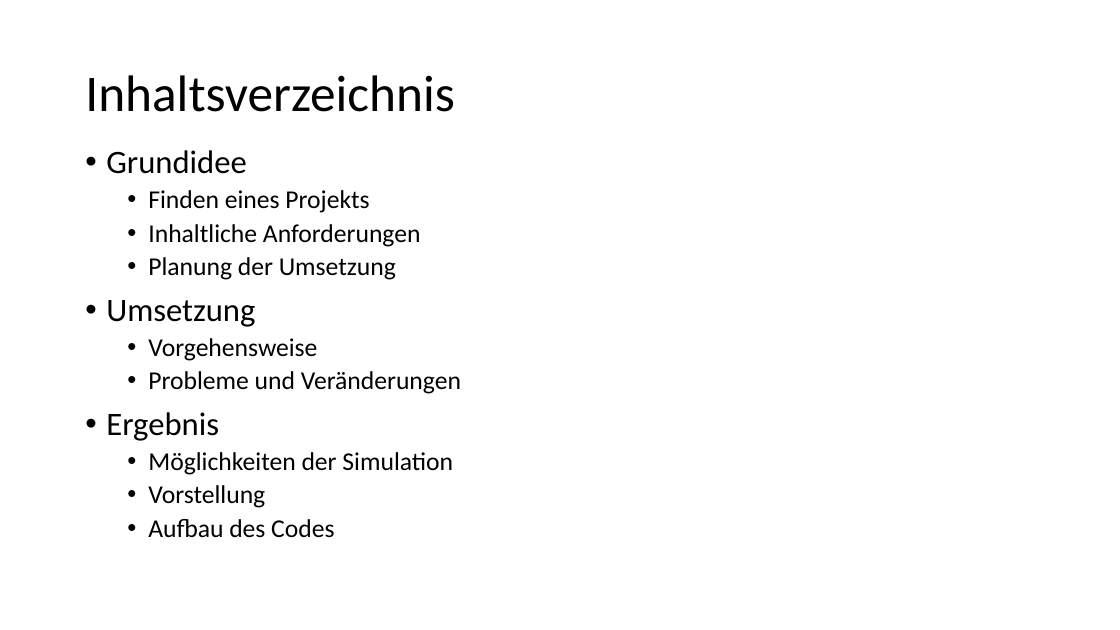
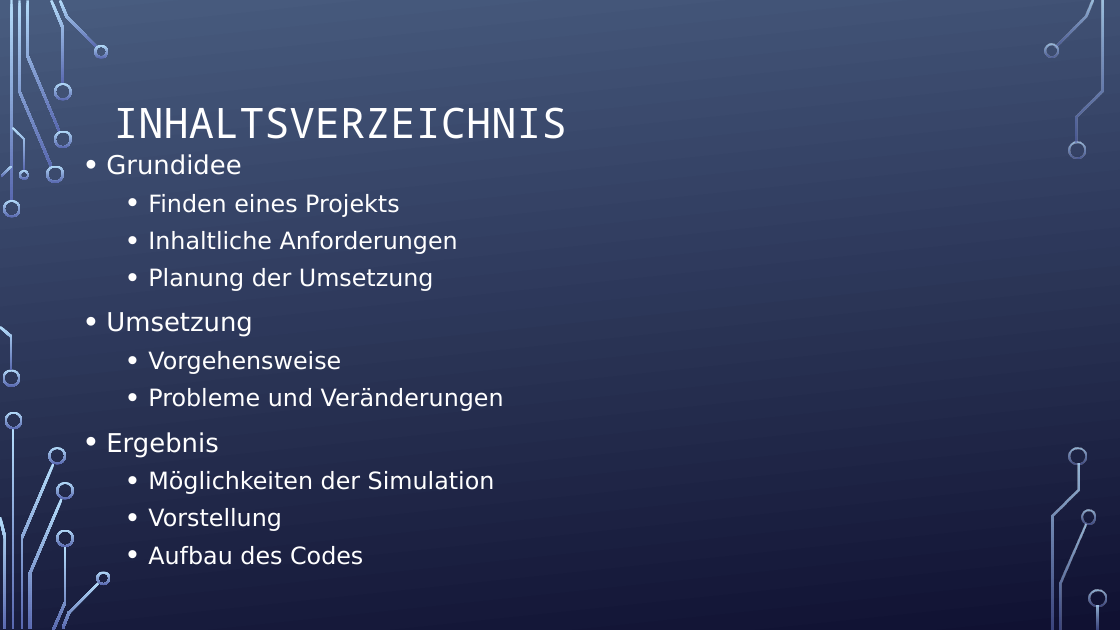
Before and after one commit to Sytoplis/InfProjekt2022, a slide deck: slide 2 of Präsentation Projektarbeit.pptx. Drawn at 1120x630 pixels with LibreOffice and Linux fonts; fonts in the diff are those of the drawing; background and template pictures are left out. Boxes give left, top, right and bottom in pixels: in the first picture for what was removed or moved away, otherwise in the second. Text is boxed around its words. In the diff, an @@ line names an element or a change of style, - is before the commit and + after.

```diff
--- a/Präsentation Projektarbeit.pptx
+++ b/Präsentation Projektarbeit.pptx
@@ background #FFFFFF to picture (left out) @@
@@ title at bbox=[113, 107, 567, 139]: text changed; size 44 to 36 pt; font Calibri to Noto Sans Mono; text colour #000000 to #FFFFFF @@
-Inhaltsverzeichnis
+INHALTSVERZEICHNIS
@@ text "Grundidee" at bbox=[106, 154, 504, 565]: size 28 to 22.2 pt in "Grundidee", "Umsetzung", "Ergebnis"; font Calibri to DejaVu Sans, text colour #000000 to #FFFFFF; size 22 to 20.4 pt in "Finden eines Projekts", "Inhaltliche Anforderungen", "Planung der Umsetzung", "Vorgehensweise" and 4 more places; line spacing 0.9 to 1.1 @@
@@ group added at bbox=[0, 0, 1107, 630]: 33 freeform shapes, 3 rectangles @@
```
Also in this commit, not shown: 2 other slides changed, 7 slides added, 7 slides removed.
